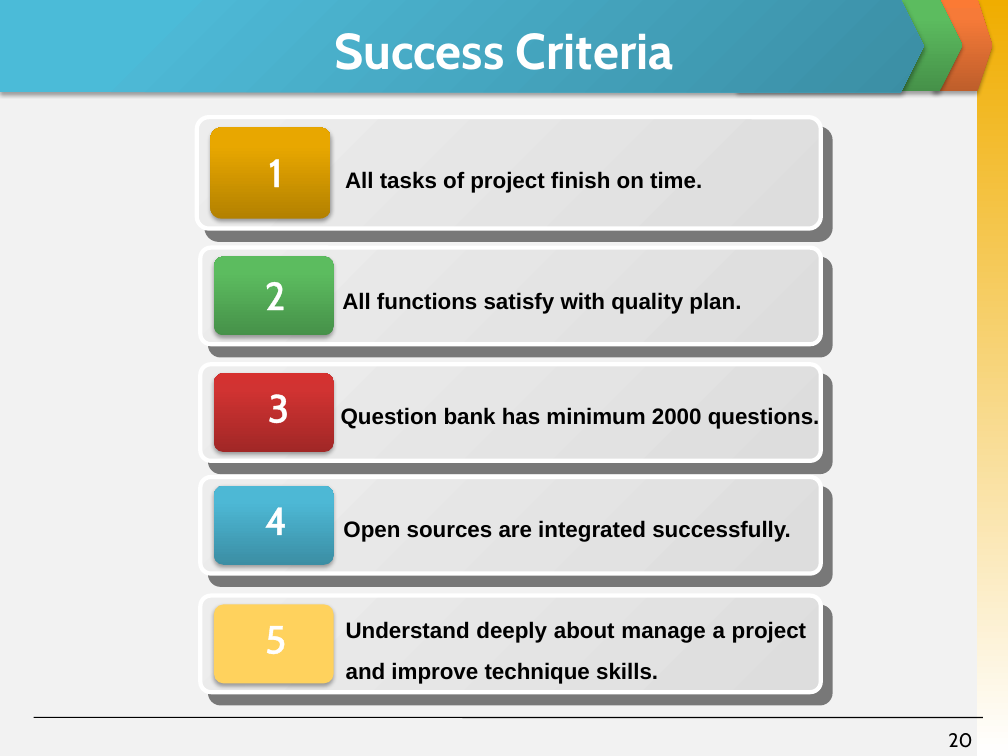
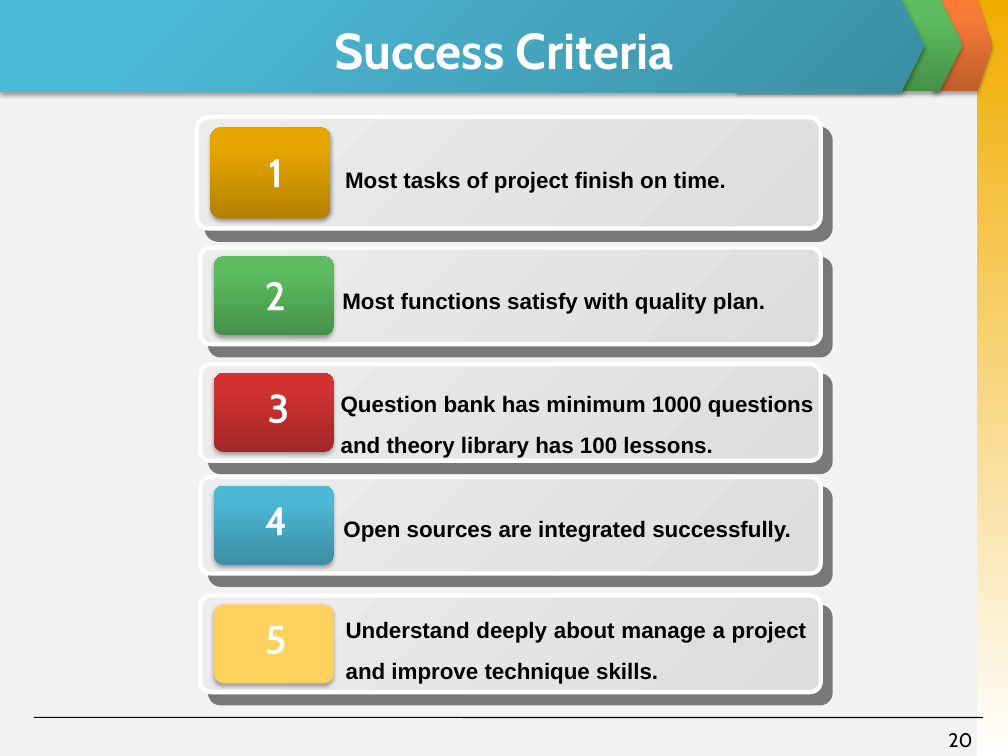
Before and after one commit to skyview059/e-learning-website, a slide deck: slide 20 of Document/Final report/Slide Present E-Learning.pptx. Drawn at 1008x756 pixels with LibreOffice and Linux fonts; fonts in the diff are those of the drawing. Boxes give left, top, right and bottom in pixels: in the first picture for what was removed or moved away, otherwise in the second. Text is boxed around its words. In the diff, an @@ line names an element or a change of style, - is before the commit and + after.

```diff
--- a/Document/Final report/Slide Present E-Learning.pptx
+++ b/Document/Final report/Slide Present E-Learning.pptx
@@ text at (x1=345, y1=171, x2=726, y2=193): text changed @@
-All tasks of project finish on time.
+Most tasks of project finish on time.
@@ text at (x1=342, y1=292, x2=765, y2=314): text changed @@
-All functions satisfy with quality plan.
+Most functions satisfy with quality plan.
@@ text at (x1=341, y1=395, x2=813, y2=458): text changed @@
-Question bank has minimum 2000 questions.
+Question bank has minimum 1000 questions and theory library has 100 lessons.
```
Also in this commit, not shown: 9 other slides changed, 1 slide removed, 2 other files.
